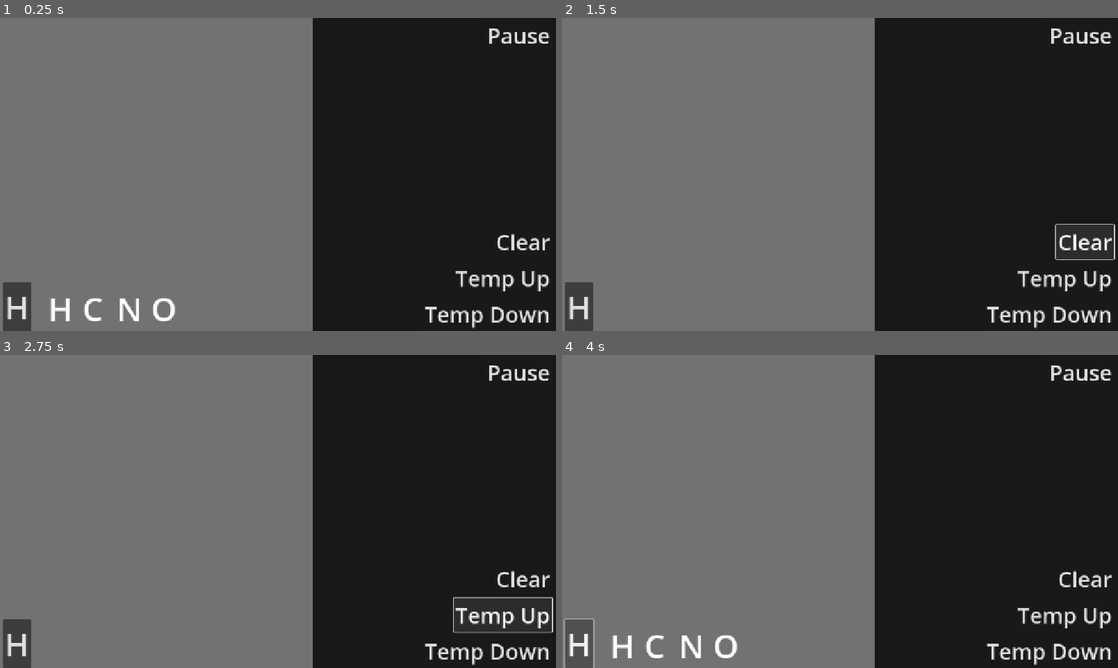
Above: before the commit, frames 1-4 (two rows, left to right).
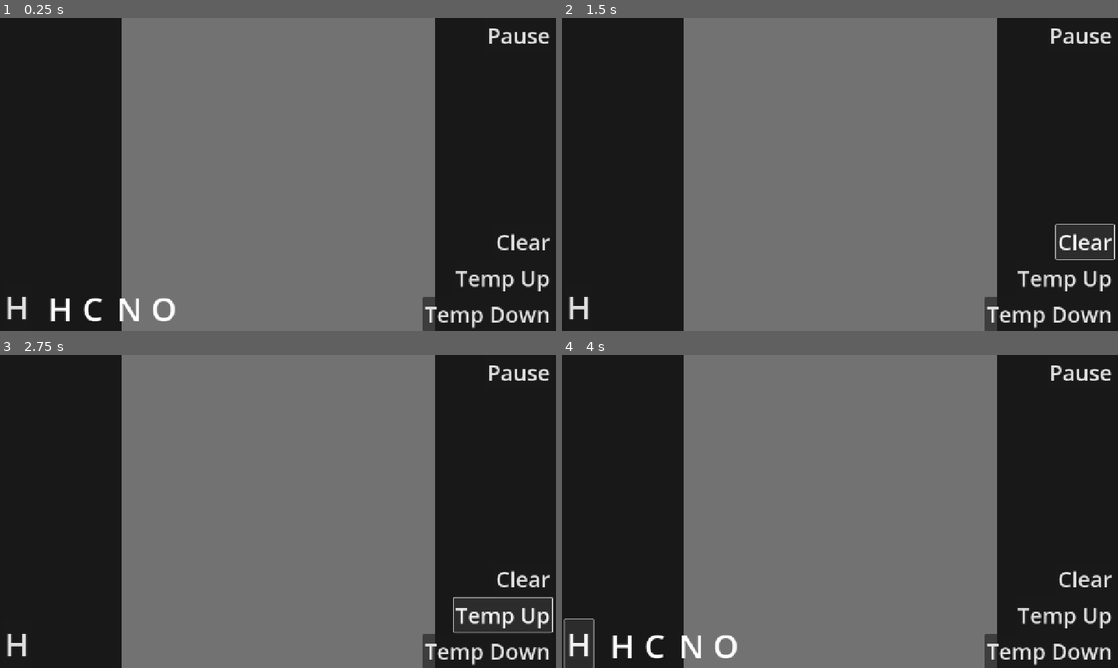
Above: after the commit, the same moments.

Repository: AlienAuthor2054/Chemistry-Sandbox
Game: Godot game, scene res://simulation/main.tscn
The game is run twice, just before and just after one commit, with the same random seed, the same clock (stepped at 60 frames per second) and the same inputs.
Inputs:
- Up to frame 1 (0.25 s): no input
- Up to frame 2 (1.5 s): click "H" at 0.5 s; click "Clear" at 1.25 s
- Up to frame 3 (2.75 s): click "Temp Up" at 2 s
- Up to frame 4 (4 s): click "Temp Down" at 2.75 s; click "H" at 3.5 s

The runs differ from the first frame. In frame 1, 44% of the frame differs, in the area x 0-79%, y 0-100%; in frame 2, 44%; in frame 3, 44%; in frame 4, 44%.

Commit message:
Add camera move and zoom
- Sets the world to use center position anchor instead of top-left.
- Updates README and FEATURES.
   - Emphasizes lack of mobile support
   - Updates and improves the basic controls tutorial
   - Renames mentions of 'simulation area' to 'world'

Diff:
--- a/project/chemistry/atom/atom.gd
+++ b/project/chemistry/atom/atom.gd
@@ -319,10 +319,9 @@
 		atom.apply_central_force(force_list.dict[atom])
 	#$SymbolLabel.text = str(molecule.id)
 
-func _on_input_event(_viewport: Node, event: InputEvent, _shape_idx: int) -> void:
-	if event is InputEventMouseButton and event.button_index == MOUSE_BUTTON_RIGHT:
-		if event.pressed:
-			remove()
+func _on_input_event(_viewport: Node, _event: InputEvent, _shape_idx: int) -> void:
+	if Input.is_action_pressed("remove_atom"):
+		remove()
 
 func _on_field_dirty() -> void:
 	evaluate_field(false)
--- a/project/project.godot
+++ b/project/project.godot
@@ -66,6 +66,38 @@
 , Object(InputEventKey,"resource_local_to_scene":false,"resource_name":"","device":-1,"window_id":0,"alt_pressed":false …(187 unchanged characters)…
 ]
 }
+move_camera={
+"deadzone": 0.2,
+"events": [Object(InputEventMouseButton,"resource_local_to_scene":false,"resource_name":"","device":-1,"window_id":0,"alt_pressed":false,"shift_pressed":false,"ctrl_pressed":true,"meta_pressed":false,"button_mask":2,"position":Vector2(231, 25),"global_position":Vector2(243, 85),"factor":1.0,"button_index":2,"canceled":false,"pressed":true,"double_click":false,"script":null)
+]
+}
+zoom_in={
+"deadzone": 0.2,
+"events": [Object(InputEventKey,"resource_local_to_scene":false,"resource_name":"","device":-1,"window_id":0,"alt_pressed":false,"shift_pressed":false,"ctrl_pressed":true,"meta_pressed":false,"pressed":false,"keycode":0,"physical_keycode":61,"key_label":0,"unicode":61,"location":0,"echo":false,"script":null)
+, Object(InputEventKey,"resource_local_to_scene":false,"resource_name":"","device":-1,"window_id":0,"alt_pressed":false,"shift_pressed":false,"ctrl_pressed":true,"meta_pressed":false,"pressed":false,"keycode":0,"physical_keycode":4194437,"key_label":0,"unicode":0,"location":0,"echo":false,"script":null)
+, Object(InputEventMouseButton,"resource_local_to_scene":false,"resource_name":"","device":-1,"window_id":0,"alt_pressed":false,"shift_pressed":false,"ctrl_pressed":true,"meta_pressed":false,"button_mask":8,"position":Vector2(443, 16),"global_position":Vector2(455, 76),"factor":1.0,"button_index":4,"canceled":false,"pressed":true,"double_click":false,"script":null)
+]
+}
+zoom_out={
+"deadzone": 0.2,
+"events": [Object(InputEventKey,"resource_local_to_scene":false,"resource_name":"","device":-1,"window_id":0,"alt_pressed":false,"shift_pressed":false,"ctrl_pressed":true,"meta_pressed":false,"pressed":false,"keycode":0,"physical_keycode":45,"key_label":0,"unicode":0,"location":0,"echo":false,"script":null)
+, Object(InputEventKey,"resource_local_to_scene":false,"resource_name":"","device":-1,"window_id":0,"alt_pressed":false,"shift_pressed":false,"ctrl_pressed":true,"meta_pressed":false,"pressed":false,"keycode":0,"physical_keycode":4194435,"key_label":0,"unicode":0,"location":0,"echo":false,"script":null)
+, Object(InputEventMouseButton,"resource_local_to_scene":false,"resource_name":"","device":-1,"window_id":0,"alt_pressed":false,"shift_pressed":false,"ctrl_pressed":true,"meta_pressed":false,"button_mask":16,"position":Vector2(497, 31),"global_position":Vector2(509, 91),"factor":1.0,"button_index":5,"canceled":false,"pressed":true,"double_click":false,"script":null)
+]
+}
+remove_atom={
+"deadzone": 0.2,
+"events": [Object(InputEventKey,"resource_local_to_scene":false,"resource_name":"","device":-1,"window_id":0,"alt_pressed":false,"shift_pressed":false,"ctrl_pressed":false,"meta_pressed":false,"pressed":false,"keycode":0,"physical_keycode":88,"key_label":0,"unicode":120,"location":0,"echo":false,"script":null)
+, Object(InputEventKey,"resource_local_to_scene":false,"resource_name":"","device":-1,"window_id":0,"alt_pressed":false,"shift_pressed":false,"ctrl_pressed":false,"meta_pressed":false,"pressed":false,"keycode":0,"physical_keycode":4194312,"key_label":0,"unicode":0,"location":0,"echo":false,"script":null)
+, Object(InputEventMouseButton,"resource_local_to_scene":false,"resource_name":"","device":-1,"window_id":0,"alt_pressed":false,"shift_pressed":false,"ctrl_pressed":false,"meta_pressed":false,"button_mask":2,"position":Vector2(359, 15),"global_position":Vector2(371, 75),"factor":1.0,"button_index":2,"canceled":false,"pressed":true,"double_click":false,"script":null)
+]
+}
+reset_camera={
+"deadzone": 0.2,
+"events": [Object(InputEventKey,"resource_local_to_scene":false,"resource_name":"","device":-1,"window_id":0,"alt_pressed":false,"shift_pressed":false,"ctrl_pressed":true,"meta_pressed":false,"pressed":false,"keycode":0,"physical_keycode":48,"key_label":0,"unicode":0,"location":0,"echo":false,"script":null)
+, Object(InputEventKey,"resource_local_to_scene":false,"resource_name":"","device":-1,"window_id":0,"alt_pressed":false,"shift_pressed":false,"ctrl_pressed":true,"meta_pressed":false,"pressed":false,"keycode":0,"physical_keycode":4194438,"key_label":0,"unicode":0,"location":0,"echo":false,"script":null)
+]
+}
 
 [layer_names]
 
--- a/project/simulation/camera.gd
+++ b/project/simulation/camera.gd
@@ -16,10 +16,46 @@
 
 extends Camera2D
 
-var zoom_multi := 1.0
-@onready var zoom_value := get_viewport().get_visible_rect().size.y * zoom_multi / Simulation.world_size.x
+var zoom_factor := 1.25
+var mouse_move_factor := 1.0
+var zoom_multi: float = 1.0:
+	set(new):
+		zoom_multi = clampf(new, 0.5, 5)
+		zoom_target = get_viewport().get_visible_rect().size.y * zoom_multi / Simulation.world_size.x
+		if zoom_value > 0:
+			create_tween().set_ease(Tween.EASE_OUT).tween_property(self, "zoom_value", zoom_target, 0.2).from_current()
+		else:
+			zoom_value = zoom_target
+var zoom_value: float:
+	set(new):
+		zoom_value = new
+		zoom = Vector2(new, new)
+var zoom_target: float
 
 var selected_atom = null
 
 func _ready():
-	zoom = Vector2(zoom_value, zoom_value)
+	reset_camera()
+
+func reset_camera():
+	position = Vector2(0, 0)
+	zoom_multi = 1.0
+
+func move_from_mouse(event: InputEventMouseMotion) -> void:
+	var new_pos := position
+	new_pos += -mouse_move_factor * event.relative / zoom_value
+	position = Util.clamp_in_rect(new_pos, $"../World".world_rect)
+
+func change_zoom(zoom_in: bool):
+	zoom_multi *= zoom_factor if zoom_in else 1 / zoom_factor
+
+func _unhandled_input(event: InputEvent) -> void:
+	if event.is_echo(): return
+	if Input.is_action_pressed("move_camera") and event is InputEventMouseMotion:
+		move_from_mouse(event as InputEventMouseMotion)
+	elif Input.is_action_pressed("zoom_in"):
+		change_zoom(true)
+	elif Input.is_action_pressed("zoom_out"):
+		change_zoom(false)
+	elif Input.is_action_pressed("reset_camera"):
+		reset_camera()
--- a/project/simulation/main.gd
+++ b/project/simulation/main.gd
@@ -37,7 +37,7 @@
 	Simulation.on_unhandled_input(event)
 	if event is InputEventMouseButton and event.button_index == MOUSE_BUTTON_LEFT and event.is_released():
 		$World.spawn_atom()
-	elif event is InputEventMouseButton:
+	elif event is InputEventMouseButton and event is not InputEventWithModifiers:
 		if not db.is_stopped(): return
 		db.start()
 		match event.button_index:
--- a/project/simulation/main.tscn
+++ b/project/simulation/main.tscn
@@ -21,8 +21,8 @@
 script = ExtResource("1_3ujg2")
 
 [node name="Camera" type="Camera2D" parent="."]
-anchor_mode = 0
 process_callback = 0
+position_smoothing_enabled = true
 script = ExtResource("1_0ogwh")
 
 [node name="World" type="StaticBody2D" parent="."]
@@ -45,7 +45,6 @@
 
 [node name="Sprite" type="Sprite2D" parent="World"]
 texture = SubResource("GradientTexture2D_vlwa4")
-offset = Vector2(500, 500)
 
 [node name="UI" type="CanvasLayer" parent="."]
 offset = Vector2(-10, 0)
--- a/project/simulation/world.gd
+++ b/project/simulation/world.gd
@@ -16,18 +16,20 @@
 
 extends StaticBody2D
 
-var world_size = Simulation.world_size
 var clicked_point := Vector2.ZERO
 var spawning_atom := false
 
+@onready var world_rect: Rect2
+@onready var world_size := Simulation.world_size:
+	set(new):
+		world_rect = Rect2(-world_size / 2, world_size)
+		var polygon := PackedVector2Array(Util.rect_corners(world_rect))
+		$Area/CollisionShape.set_polygon(polygon)
+		$Border.set_polygon(polygon)
+		$Sprite.scale = world_size / 1000
+
 func _ready() -> void:
-	var polygon := PackedVector2Array([
-		Vector2(0, 0), Vector2(world_size.x, 0),
-		world_size, Vector2(0, world_size.y)
-	])
-	$Area/CollisionShape.set_polygon(polygon)
-	$Border.set_polygon(polygon)
-	$Sprite.scale = world_size / 1000
+	world_size = world_size
 
 func _on_area_input_event(_viewport: Node, event: InputEvent, _shape_idx: int) -> void:
 	if not (event is InputEventMouseButton and event.button_index == MOUSE_BUTTON_LEFT): return
--- a/project/util/utils.gd
+++ b/project/util/utils.gd
@@ -39,3 +39,14 @@
 
 static func multi_mini(ints: Array[int]) -> int:
 	return ints.min()
+
+static func clamp_in_rect(vec: Vector2, rect: Rect2) -> Vector2:
+	return Vector2(clampf(vec.x, rect.position.x, rect.end.x), clampf(vec.y, rect.position.y, rect.end.y))
+
+static func rect_corners(rect: Rect2) -> Array[Vector2]:
+	return [
+		rect.position,
+		Vector2(rect.end.x, rect.position.y),
+		rect.end,
+		Vector2(rect.position.x, rect.end.y),
+	]
Not shown, changed: FEATURES.md
Not shown, changed: README.md
